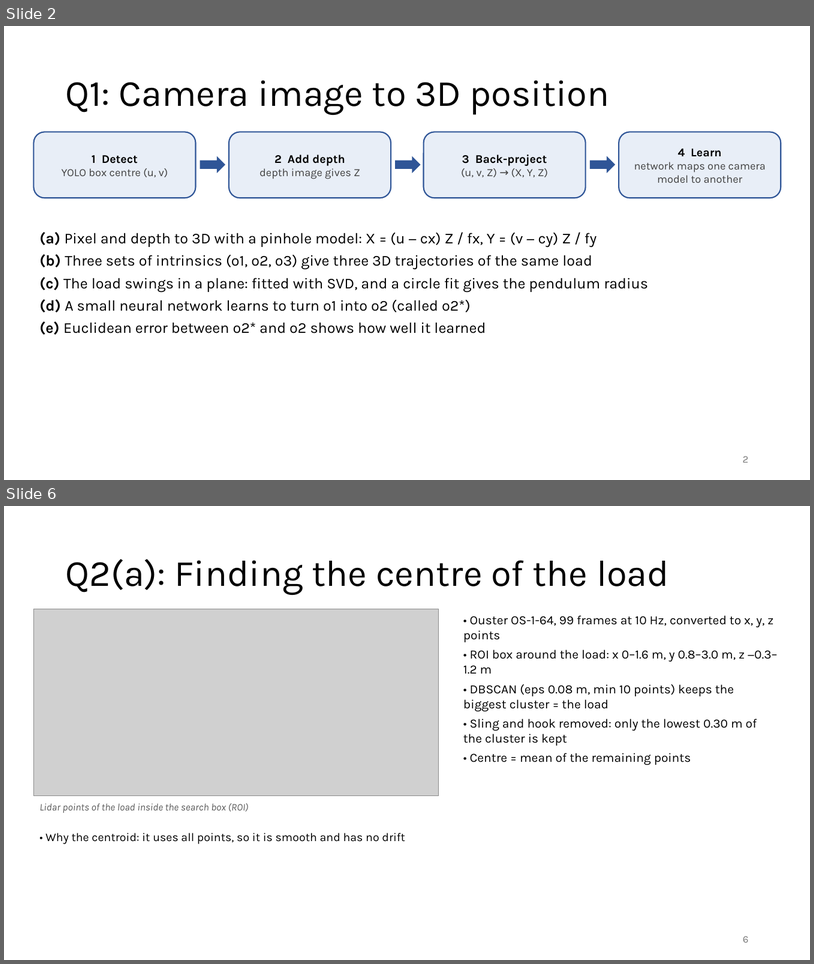
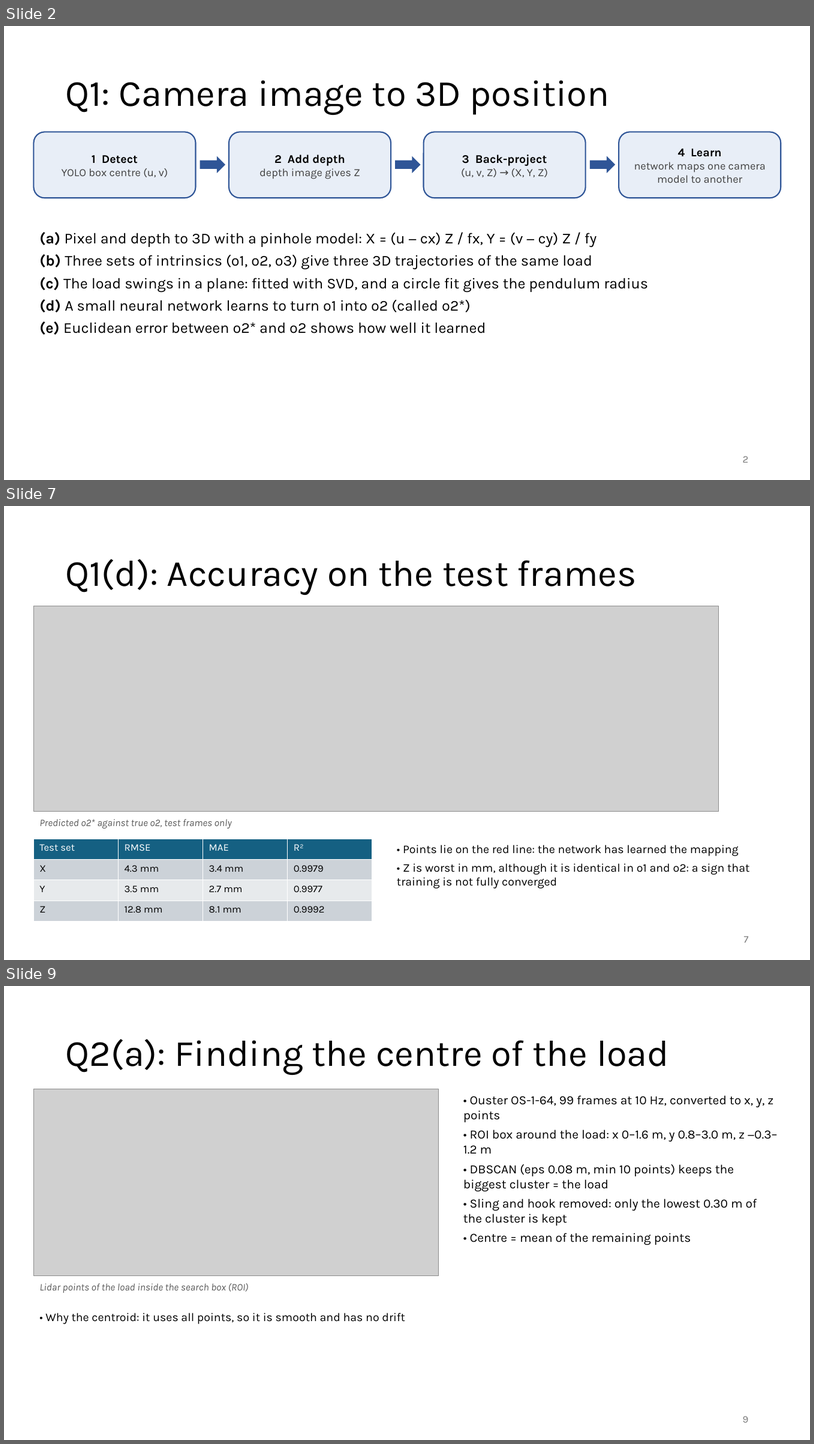
Before and after one commit to AreGundersen/MAS512, a slide deck: Assignment 2/MAS512_assignment2_gr5.pptx. Shown one above the other, each under a label of ours: slides 2 and 6 before the commit, slides 2, 7 and 9 after it; the slides between them are not shown. The pictures are 814x964 and 814x1444 pixels, drawn with LibreOffice and Linux fonts; fonts in the diff are those of the drawing; grey boxes stand for pictures. Boxes give left, top, right and bottom in pixels: in the first picture for what was removed or moved away, otherwise in the second. Text is boxed around its words. In the diff, an @@ line names an element or a change of style, - is before the commit and + after.

```diff
--- a/Assignment 2/MAS512_assignment2_gr5.pptx
+++ b/Assignment 2/MAS512_assignment2_gr5.pptx
@@ slide 7 added at <box>4,506,810,960</box>, background #FFFFFF @@
@@ title added at <box>65,559,637,595</box>, 44 pt, text #000000 @@
+Q1(d): Accuracy on the test frames
@@ picture added at <box>33,606,719,811</box> @@
@@ text added at <box>39,819,232,828</box>, 12 pt, text #595959, italic @@
+Predicted o2* against true o2, test frames only
@@ table added at <box>33,839,372,921</box>, 4 rows, 4 columns @@
+Test set | RMSE | MAE | R²
+X | 4.3 mm | 3.4 mm | 0.9979
+Y | 3.5 mm | 2.7 mm | 0.9977
+Z | 12.8 mm | 8.1 mm | 0.9992
@@ text added at <box>397,844,750,888</box>, 14 pt, text #000000 @@
+• Points lie on the red line: the network has learned the mapping
+• Z is worst in mm, although it is identical in o1 and o2: a sign that training is not fully converged
@@ page number added at <box>744,936,749,942</box>, 12 pt, text #797979 @@
+7
@@ what was slide 6 is now slide 9 @@
```
Also in this commit, not shown: 2 slides changed, 3 other slides added, 1 slide removed, 11 other files.
